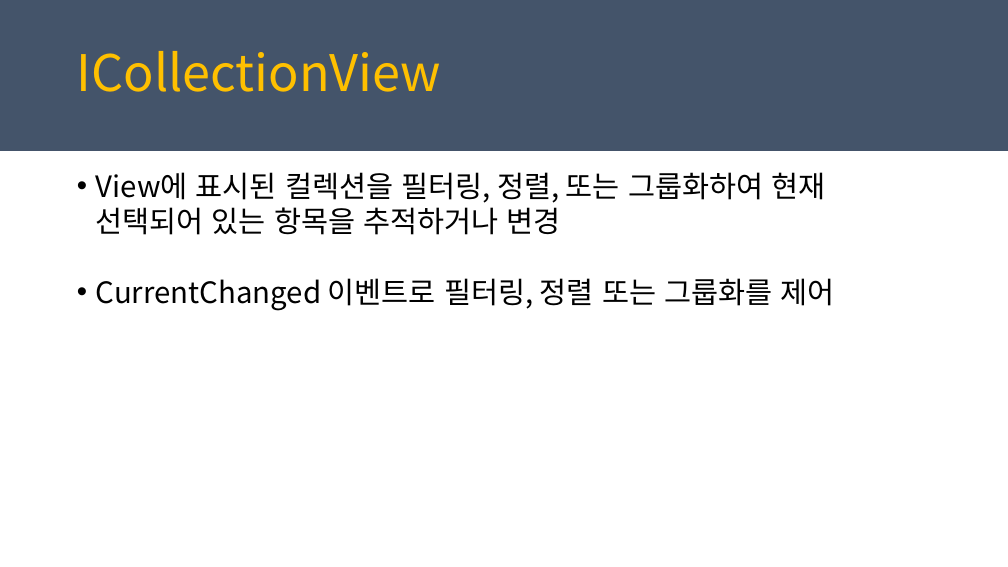
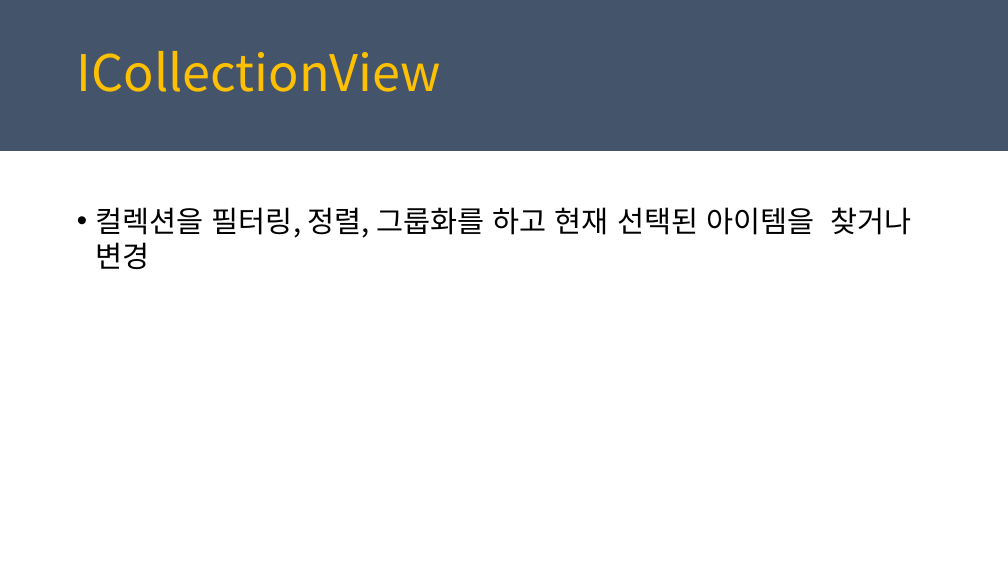
Before and after one commit to juniair/Summary-PPT, a slide deck: slide 12 of PRISM_경준.pptx. Drawn at 1008x567 pixels with LibreOffice and Linux fonts; fonts in the diff are those of the drawing. Boxes give left, top, right and bottom in pixels: in the first picture for what was removed or moved away, otherwise in the second. Text is boxed around its words. In the diff, an @@ line names an element or a change of style, - is before the commit and + after.

```diff
--- a/PRISM_경준.pptx
+++ b/PRISM_경준.pptx
@@ text at (96,207,912,269): text changed @@
-• View에 표시된 컬렉션을 필터링, 정렬, 또는 그룹화하여 현재 선택되어 있는 항목을 추적하거나 변경
-• CurrentChanged 이벤트로 필터링, 정렬 또는 그룹화를 제어
+• 컬렉션을 필터링, 정렬, 그룹화를 하고 현재 선택된 아이템을 찾거나 변경
```
Also in this commit, not shown: 7 other slides changed, 3 slides added, 3 slides removed, 3 other files.
